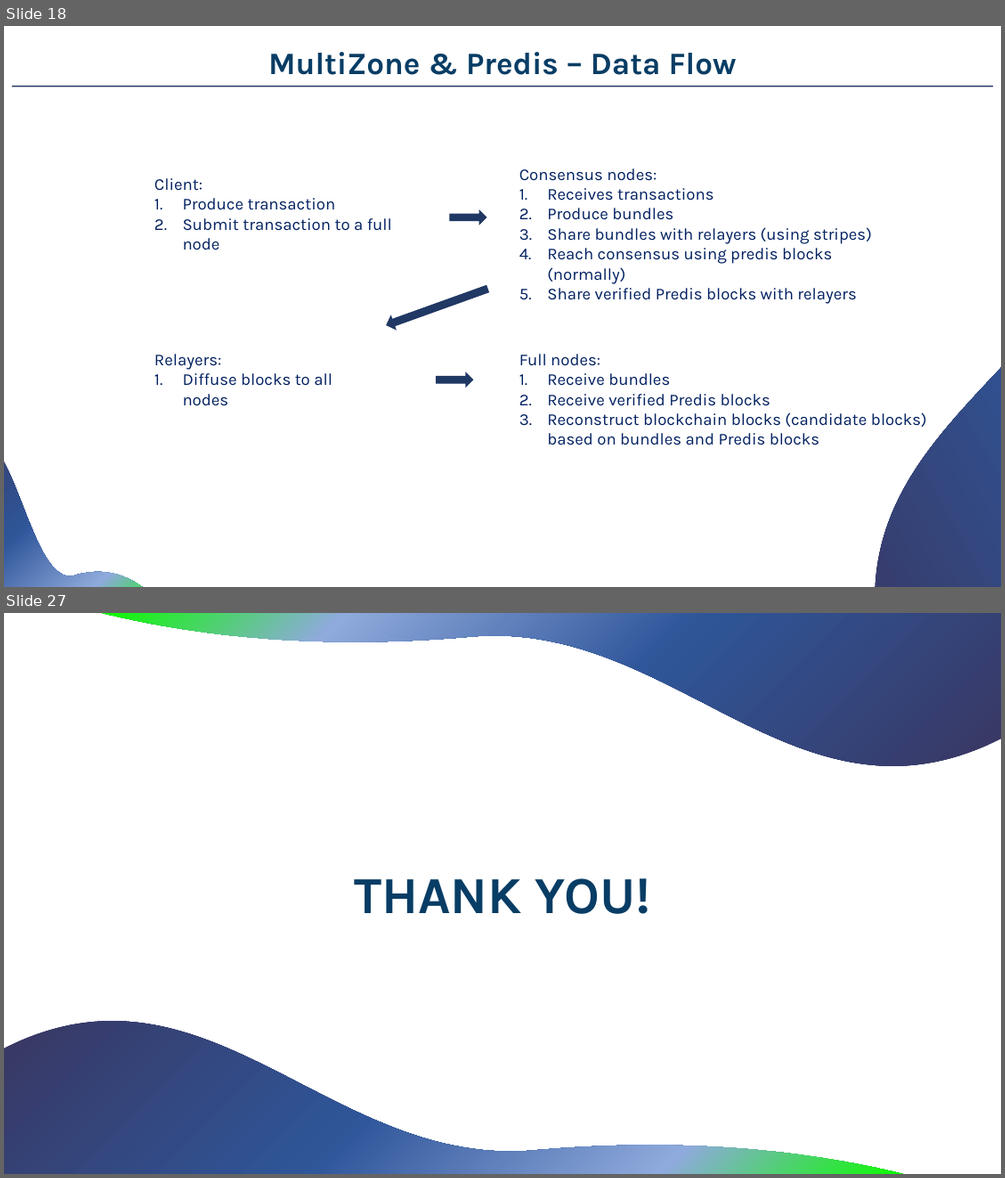
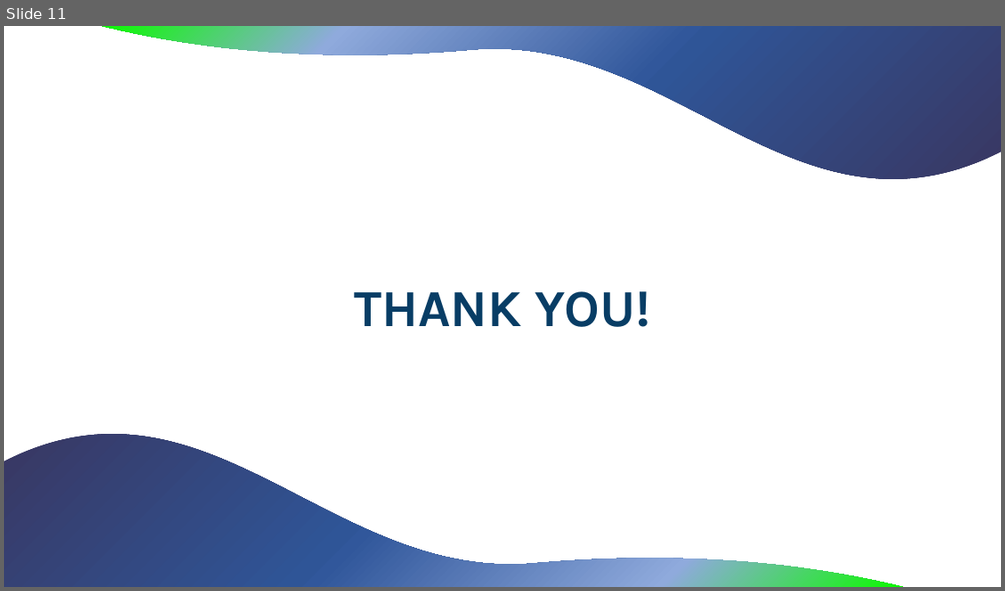
Before and after one commit to MerloSimone/HackatonUnox, a slide deck: Slides/PresentationDS.pptx. Shown one above the other, each under a label of ours: slides 18 and 27 before the commit, slide 11 after it; the slides between them are not shown. The pictures are 1005x1178 and 1005x591 pixels, drawn with LibreOffice and Linux fonts; fonts in the diff are those of the drawing. Boxes give left, top, right and bottom in pixels: in the first picture for what was removed or moved away, otherwise in the second. Text is boxed around its words. In the diff, an @@ line names an element or a change of style, - is before the commit and + after.

```diff
--- a/Slides/PresentationDS.pptx
+++ b/Slides/PresentationDS.pptx
@@ slide 18 removed at [4,26,1001,587], background #FFFFFF @@
@@ text removed at [268,52,736,75] @@
-MultiZone & Predis – Data Flow
@@ freeform shape removed at [855,26,1001,587] @@
@@ rectangle removed at [11,86,993,87] @@
@@ text removed at [154,178,392,250] @@
-Client:
-1. Produce transaction
-2. Submit transaction to a full node
@@ text removed at [519,168,872,300] @@
-Consensus nodes:
-1. Receives transactions
-2. Produce bundles
-3. Share bundles with relayers (using stripes)
-4. Reach consensus using predis blocks (normally)
-5. Share verified Predis blocks with relayers
@@ right arrow removed at [450,211,486,224] @@
@@ right arrow removed at [385,282,490,331] @@
@@ text removed at [154,354,332,406] @@
-Relayers:
-1. Diffuse blocks to all nodes
@@ text removed at [519,354,927,445] @@
-Full nodes:
-1. Receive bundles
-2. Receive verified Predis blocks
-3. Reconstruct blockchain blocks (candidate blocks) based on bundles and Predis blocks
@@ right arrow removed at [437,373,473,386] @@
@@ freeform shape removed at [4,438,170,587] @@
@@ what was slide 27 is now slide 11 @@
```
Also in this commit, not shown: 9 slides added, 24 other slides removed.
